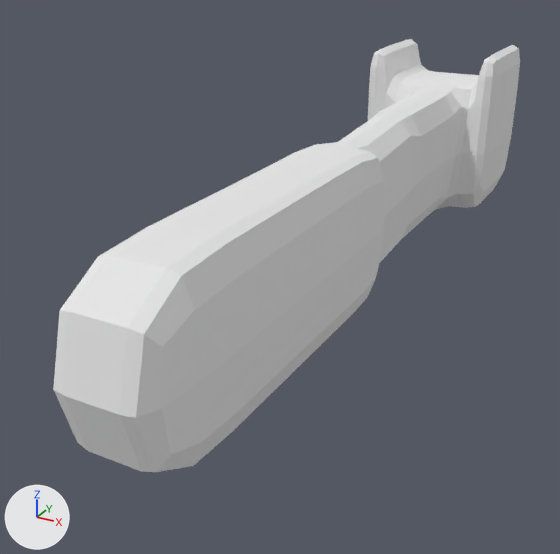
A saved change to the OBJ model Tiny_Giant/Assets/Assets/FinalPlatform.obj.
Camera for both pictures: a 50 mm camera at (71.3, -348.6, 38.5) aimed at (-8.4, -203.6, -34.0). The lights are fixed; the arrows at lower left show +X, +Y and +Z. Where no turn or scale is listed for an object, it has been applied to the vertices.

The first picture shows 'FinalPlatform'.
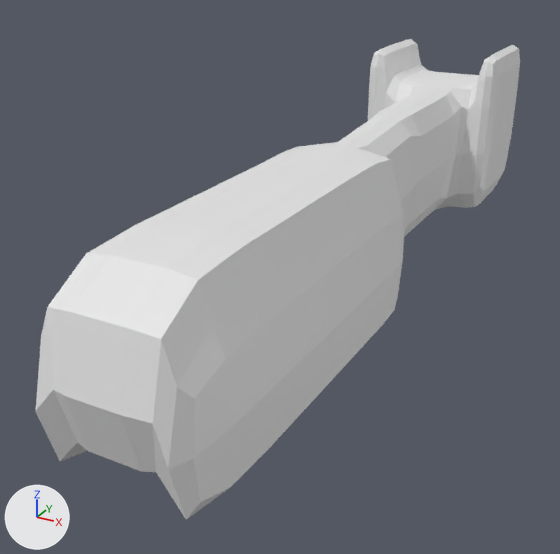
Changed parts and their boxes (x1, y1, x2, y2) in the pictures (560 x 554 px):
'FinalPlatform', reshaped (11% taller): before (53, 39, 520, 472); after (35, 39, 520, 520)
part 1 of me_finalplatform, built on: before (53, 146, 384, 472); after (35, 145, 404, 520)

What the commit changed:
me_finalplatform is used by ob_finalplatform; location (0.0, 0.0, 0.0).
me_finalplatform had 714 vertices, 712 faces and spanned x -19.0..19.0, y -280.0..-99.0, z -39.0..9.0.
me_finalplatform no longer uses material mat_finalplatform (white #e7e7e7).
me_finalplatform now has 754 vertices, 752 faces and spans x -19.0..19.0, y -280.0..-99.0, z -41.0..9.0.
Part 1, on me_finalplatform:
10 vertices are removed from x -7.0..13.0, y -275.0..-195.0, z -30.0..-12.0.
38 faces are deleted.
12 vertices in x 11.0..12.0, y -280.0..-194.0, z -32.0..-4.0 move by (3.0, 0.0, 0.0).
10 vertices in x -6.0..-4.0, y -277.0..-198.0, z -10.0..-4.0 move by (-2.0, 0.0, 0.0).
6 vertices in x -6.0, y -267.0..-197.0, z -33.0..-32.0 move by (-2.0, 0.0, -6.0).
6 vertices in x 13.0, y -256.0..-197.0, z -33.0..-32.0 move by (3.0, 0.0, -8.0).
4 vertices in x -7.0, y -256.0..-217.0, z -21.0 move by (-3.0, 0.0, -17.0).
4 vertices in x -6.0..-4.0, y -217.0..-195.0, z -9.0..-4.0 move by (-3.0, 0.0, 0.0).
23 vertices move from x -7.0..14.0, y -276.0..-195.0, z -33.0..-9.0 to x -10.0..18.0, y -280.0..-194.0, z -40.0..-10.0.
45 vertices are added at x -11.0..19.0, y -277.0..-195.0, z -40.0..-14.0.
5 new vertices lie (-2.0, 0.0, -5.0) away from vertices in x -6.0..-4.0, y -277.0..-195.0, z -32.0..-9.0.
78 new faces join them.
